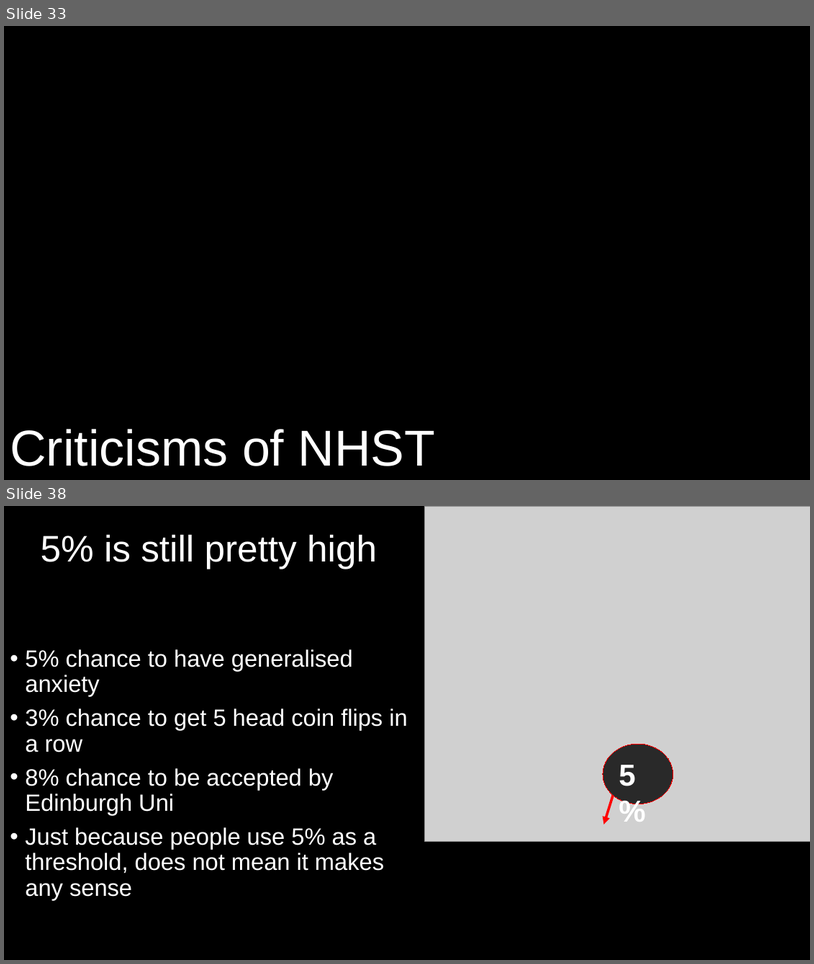
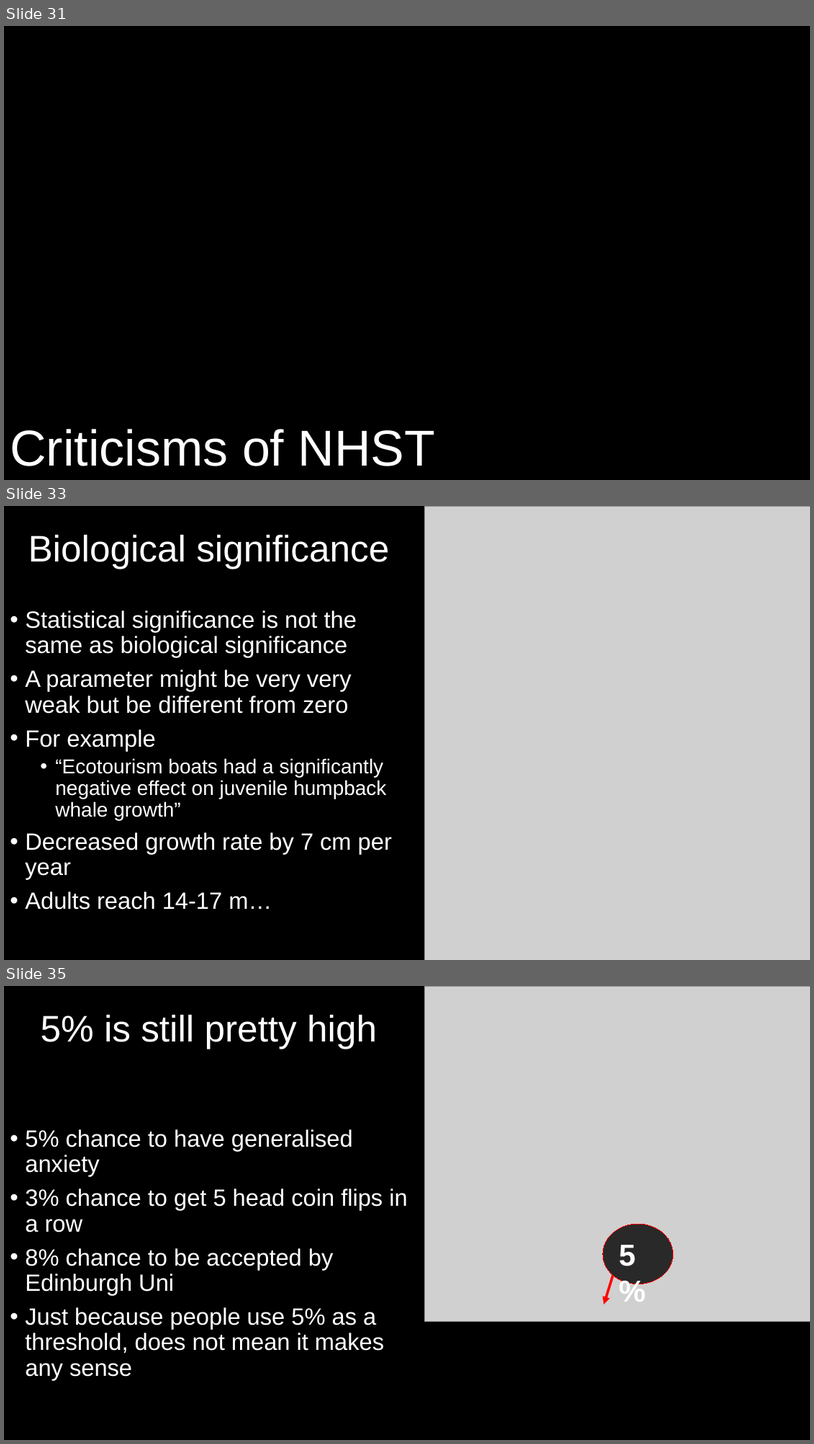
Before and after one commit to DeonRoos/stats-for-biologists, a slide deck: Lectures/Lecture 09.1 NHST.pptx. Shown one above the other, each under a label of ours: slides 33 and 38 before the commit, slides 31, 33 and 35 after it; the slides between them are not shown. The pictures are 814x964 and 814x1444 pixels, drawn with LibreOffice and Linux fonts; fonts in the diff are those of the drawing; grey boxes stand for pictures. Boxes give left, top, right and bottom in pixels: in the first picture for what was removed or moved away, otherwise in the second. Text is boxed around its words. In the diff, an @@ line names an element or a change of style, - is before the commit and + after.

```diff
--- a/Lectures/Lecture 09.1 NHST.pptx
+++ b/Lectures/Lecture 09.1 NHST.pptx
@@ slide 33 added at bbox=[4, 506, 810, 960], background #000000 @@
@@ picture added at bbox=[424, 506, 810, 960] @@
@@ title added at bbox=[28, 534, 389, 569], 44 pt, text #FFFFFF @@
+Biological significance
@@ text added at bbox=[25, 610, 392, 909], 28 pt, text #FFFFFF @@
+• Statistical significance is not the same as biological significance
+• A parameter might be very very weak but be different from zero
+• For example
+  • “Ecotourism boats had a significantly negative effect on juvenile humpback whale growth”
+• Decreased growth rate by 7 cm per year
+• Adults reach 14-17 m…
@@ what was slide 33 is now slide 31 @@
@@ what was slide 38 is now slide 35 @@
```
Also in this commit, not shown: 8 slides changed, 3 slides removed, 13 other files.
